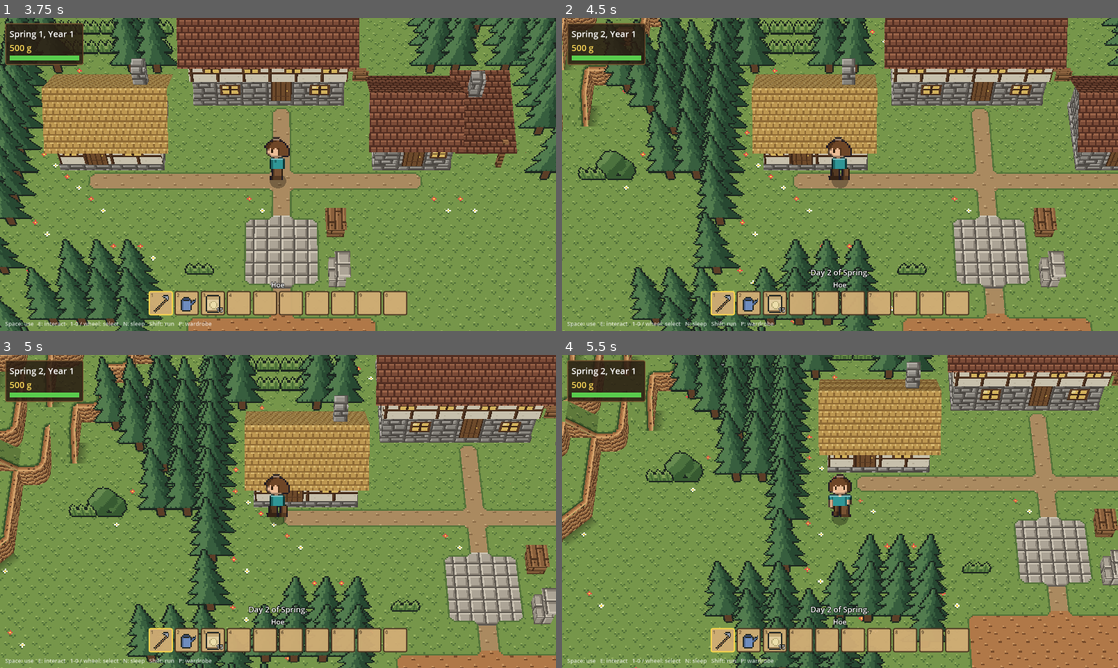
Above: before the commit, frames 1-4 (two rows, left to right).
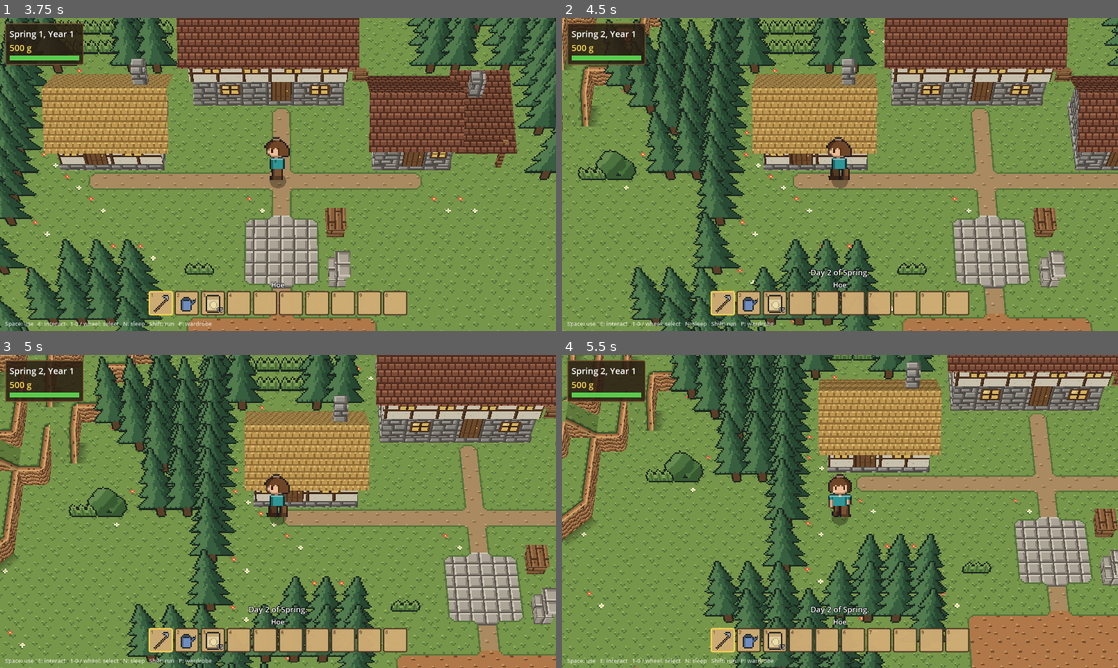
Above: after the commit, the same moments.

Repository: grimechristopher/procedural-game
Game: Godot game, scene res://scenes/main.tscn
Two runs of this game, one before a commit and one after it. Both use one fixed random seed, a clock stepped at 60 frames per second and the inputs below.
Inputs (mouse positions are in pixels of both pictures, inside the frame that each line leads up to):
- Up to frame 1 (3.75 s): tap Enter (ui_accept) at 0.5, 0.77, 1.52, 3.02 s; move the mouse to (400, 158) at 0.52 s; hold D (move_right) 0.53-1.28 s; hold Mouse wheel down (hotbar_next) 0.53-1.28 s; click (400, 158) at 0.67 s; move the mouse to (166, 190) at 1.27 s; hold S (move_down) 1.28-2.03 s; tap Mouse wheel up (hotbar_prev) at 1.35 s; move the mouse to (333, 105) at 2.02 s; hold D (move_right) 2.03-2.78 s; hold E (interact) 2.03-2.78 s; move the mouse to (250, 237) at 2.77 s; hold W (move_up) 2.78-3.53 s; tap R (regenerate) at 2.85 s; click (250, 237) at 2.92 s; move the mouse to (444, 221) at 3.52 s; hold A (move_left) from 3.53 s (still down); hold Shift (run) from 3.53 s (still down)
- Up to frame 2 (4.5 s): keep holding A (move_left); tap Enter (ui_accept) at 3.77 s; move the mouse to (673, 127) at 4.27 s; release Shift (run) at 4.28 s; tap N (sleep) at 4.35 s
- Up to frame 3 (5 s): keep holding A (move_left); tap Enter (ui_accept) at 4.52 s
- Up to frame 4 (5.5 s): move the mouse to (867, 511) at 5.02 s; release A (move_left) at 5.03 s; hold S (move_down) from 5.03 s (still down); hold Space (use_tool) from 5.03 s (still down); click (867, 511) at 5.17 s

Frame 1 is identical in both runs. In frame 2, less than 0.1% of the frame differs, in the area x 3-16%, y 0-21%; in frame 3, 0.4%, in the area x 0-24%, y 0-42%; in frame 4, 0.3%.

Commit message:
Slight curve on outer cliff corners instead of a quarter circle
Outer corners keep square sides and turn the corner itself in a 4 px
curve, Pokemon style, with the faces, shadow and outer-corner piece
following it.

Co-Authored-By: Claude Opus 5.5 <noreply@anthropic.com>
Claude-Session: https://claude.ai/code/session_01QBAyNdiLYtBbpQzeaWaTYf

Diff:
--- a/scripts/terrain_mesh.gd
+++ b/scripts/terrain_mesh.gd
@@ -32,8 +32,10 @@
 ## How far the band reaches in from the edge, in cells (5 px), for the
 ## straight band along diagonal cliffs.
 const BAND := 5.0 / 16.0
-## Segments in the curve of a rounded corner.
-const ARC_STEPS := 4
+## Outer corners are turned in a slight curve of this radius (4 px), in
+## this many segments.
+const CORNER_RADIUS := 0.25
+const ARC_STEPS := 3
 ## Overlays on the GridMap's own ground (at ground level) sit this far
 ## above it. Faces stand this far out from the cell's edge, clear of the
 ## sides of the GridMap's ground blocks.
@@ -263,37 +265,66 @@
 			if not water and o.y > -0.3:
 				_shadow(a, b, o, bottom)
 
-## A rounded outer corner: the top quarter as a quarter circle round the
-## cell's centre, and the face following its curve.
+## A rounded outer corner, Pokemon style: the quarter keeps its square
+## sides, with the corner itself turned in a slight curve (CORNER_RADIUS),
+## and the faces follow it round.
 func _round_corner(c: Vector2i, q: Vector2i, top: float, tile: int) -> void:
 	var center := Vector2(c.x + 0.5, c.y + 0.5)
 	var bottom_x: float = exposed[c][Vector2i(q.x, 0)][0]
 	var bottom_z: float = exposed[c][Vector2i(0, q.y)][0]
-	var water: bool = exposed[c][Vector2i(q.x, 0)][1] or exposed[c][Vector2i(0, q.y)][1]
+	var water_x: bool = exposed[c][Vector2i(q.x, 0)][1]
+	var water_z: bool = exposed[c][Vector2i(0, q.y)][1]
+	var tex: int = GridWorld.Tex.DIRT if _cliffy(c) else GridWorld.Tex.EARTH_SIDE
+	var e := 0.5 + FACE_OFFSET
+	var r := CORNER_RADIUS
+	# The outline in the quarter's own frame (x toward q.x, y toward q.y),
+	# from the middle of the x side round to the middle of the y side.
+	var outline: Array[Vector2] = [Vector2(e, 0)]
+	for k in ARC_STEPS + 1:
+		var angle := PI / 2.0 * k / ARC_STEPS
+		outline.append(Vector2(e - r, e - r) + Vector2(cos(angle), sin(angle)) * r)
+	outline.append(Vector2(0, e))
+	# Top: a fan from the cell's centre, the piece's texels laid flat.
+	var pts := [_at(center, top)]
+	var uvs := [Vector2(0.5, 0.5)]
+	for l in outline:
+		pts.append(_at(center + Vector2(l.x * q.x, l.y * q.y), top))
+		uvs.append(Vector2(0.5, 0.5) + (l / e) * 0.4999)
+	faces.append([pts, Vector3.UP, tile, uvs])
+	# Faces: straight down each side, then slices round the curve. (Faces
+	# already stand FACE_OFFSET out, so they're drawn from the cell's edge.)
+	var x_side := center + Vector2(0.5 * q.x, 0)
+	var y_side := center + Vector2(0, 0.5 * q.y)
+	var x_end := center + Vector2(0.5 * q.x, (e - r) * q.y)
+	var y_end := center + Vector2((e - r) * q.x, 0.5 * q.y)
+	var ox := Vector2(q.x, 0)
+	var oy := Vector2(0, q.y)
+	_face(x_side, x_end, ox, top, bottom_x, tex)
+	_face(y_end, y_side, oy, top, bottom_z, tex)
+	if not water_x and ox.y > -0.3:
+		_shadow(x_side, x_end, ox, bottom_x)
+	if not water_z and oy.y > -0.3:
+		_shadow(y_end, y_side, oy, bottom_z)
 	var bottom := minf(bottom_x, bottom_z)
-	var tex: int = GridWorld.Tex.DIRT if _cliffy(c) else GridWorld.Tex.EARTH_SIDE
 	var along := 0.0
 	for k in ARC_STEPS:
-		var a0 := PI / 2.0 * k / ARC_STEPS
-		var a1 := PI / 2.0 * (k + 1) / ARC_STEPS
-		var u0 := Vector2(cos(a0), sin(a0))
-		var u1 := Vector2(cos(a1), sin(a1))
-		var d0 := Vector2(u0.x * q.x, u0.y * q.y) * (0.5 + FACE_OFFSET)
-		var d1 := Vector2(u1.x * q.x, u1.y * q.y) * (0.5 + FACE_OFFSET)
-		# Top: a wedge of the quarter circle, the piece's texels laid flat.
-		var uv0 := Vector2(0.5, 0.5) + Vector2(u0.x, u0.y) * 0.4999
-		var uv1 := Vector2(0.5, 0.5) + Vector2(u1.x, u1.y) * 0.4999
-		faces.append([[_at(center, top), _at(center + d0, top), _at(center + d1, top)],
-			Vector3.UP, tile, [Vector2(0.5, 0.5), uv0, uv1]])
-		# Face: one slice of the curve.
-		var o := ((d0 + d1) / 2.0).normalized()
+		var l0: Vector2 = outline[k + 1]
+		var l1: Vector2 = outline[k + 2]
+		var d0 := center + Vector2(l0.x * q.x, l0.y * q.y)
+		var d1 := center + Vector2(l1.x * q.x, l1.y * q.y)
+		var m := (l0 + l1) / 2.0 - Vector2(e - r, e - r)
+		var o := Vector2(m.x * q.x, m.y * q.y).normalized()
 		var length := d0.distance_to(d1)
-		faces.append([[_at(center + d0, top), _at(center + d1, top), _at(center + d1, bottom), _at(center + d0, bottom)],
+		faces.append([[_at(d0, top), _at(d1, top), _at(d1, bottom), _at(d0, bottom)],
 			Vector3(o.x, 0, o.y), tex,
 			[Vector2(along, 0), Vector2(along + length, 0), Vector2(along + length, top - bottom), Vector2(along, top - bottom)]])
 		along += length
-		if not water and o.y > -0.3:
-			_shadow(center + d0, center + d1, o, bottom, d0.normalized(), d1.normalized())
+		if not (water_x or water_z) and o.y > -0.3:
+			var n0 := l0 - Vector2(e - r, e - r)
+			var n1 := l1 - Vector2(e - r, e - r)
+			_shadow(d0, d1, o, bottom, Vector2(n0.x * q.x, n0.y * q.y).normalized(),
+				Vector2(n1.x * q.x, n1.y * q.y).normalized())
+
 
 # --- Wedges ------------------------------------------------------------------
 
Binary file changed: assets/tileset.png
Not shown, changed: documentation/art/README.md
Not shown, changed: tools/make_tileset.py
